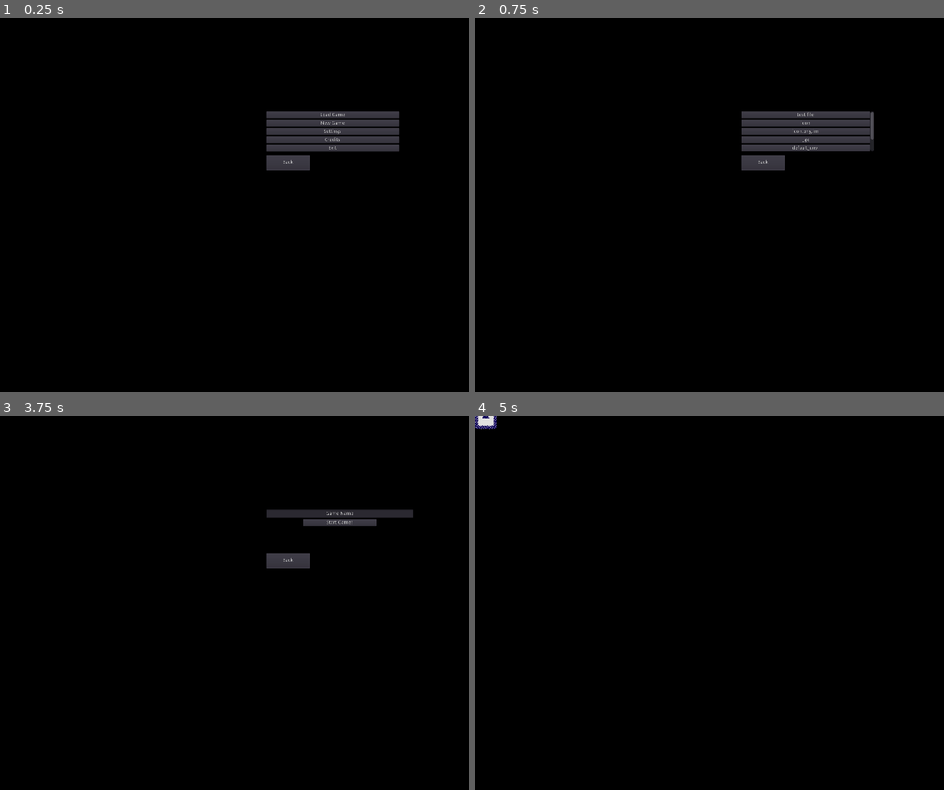
Above: before the commit, frames 1-4 (two rows, left to right).
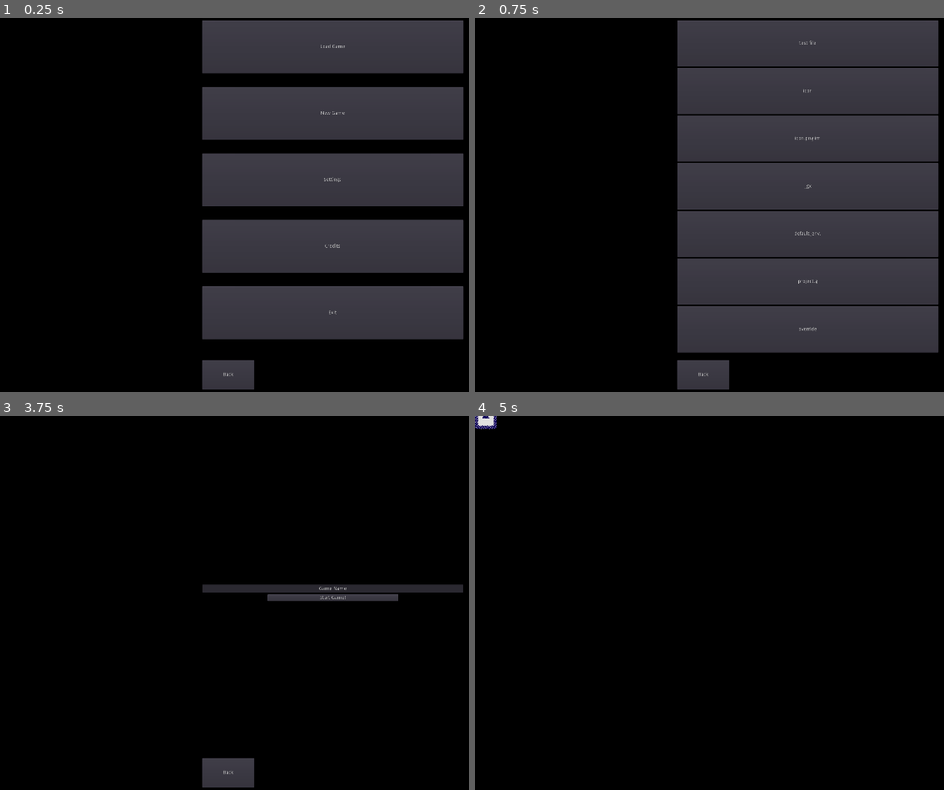
Above: after the commit, the same moments.

Repository: TeamName-FIOLTR/BWgamejam2022
Game: Godot game, scene res://scenes/UI/StartLevel.tscn
Two runs of this game, one before a commit and one after it. Both use one fixed random seed, a clock stepped at 60 frames per second and the inputs below. The engine's default icon, where the game draws it, is replaced by a stand-in: a white triangle on a blue panel in a dark square.
Inputs:
- Up to frame 1 (0.25 s): no input
- Up to frame 2 (0.75 s): click "Load Game" at 0.5 s
- Up to frame 3 (3.75 s): click "Back" at 1.25 s; click "Settings" at 2 s; click "Credits" at 2.75 s; click "New Game" at 3.5 s
- Up to frame 4 (5 s): click "Start Game!" at 4.25 s

The runs differ from the first frame. In frame 1, 39% of the frame differs, in the area x 43-99%, y 0-100%; in frame 2, 46%; in frame 3, 3.9%; in frame 4, nothing differs.

Commit message:
got the UI display probably reworked (hard to tell with only one screen)

Diff:
--- a/assets/scripts/UI/GameStart.gd
+++ b/assets/scripts/UI/GameStart.gd
@@ -5,7 +5,6 @@
 func _ready():
 	#initilize the game save dir if it is not already
 	GameSaveResource.initilize_save_dir()
-
 
 func _on_exit_pressed():
 	#leav the game
@@ -20,6 +19,18 @@
 
 	GameSaveResource.return_to_save(get_tree(),gsr)
 
+#memory slot for the last scene that we were in
+var last_scene = []
+func remember_menu(cntr : Control)->void:
+	last_scene.append(cntr)
+
+#set up visibility for the last scene
+func back()->void:
+	if len(last_scene) > 0:
+		for mainMenu in get_tree().get_nodes_in_group("menu_root"):
+			mainMenu.visible = false
+		last_scene[len(last_scene)-1].visible = true
+		last_scene.remove(len(last_scene)-1)
 
 func _on_savePicker_save_pressed(save):
 	GameSaveResource.load_game(get_tree(),save)
--- /dev/null
+++ b/assets/scripts/UI/backContainer.gd
@@ -0,0 +1,30 @@
+extends Node
+#this is a node that is desinged with a back feature in mind
+
+class_name BackContainerNode
+
+#scene caching for faster switch times
+var cached_scenes : Dictionary = {}
+var do_scene_cache : bool = true
+
+func get_scene_path(ui_scene_name : String)->String:
+	return "res://scenes/UI/" + ui_scene_name + ".tscn"
+
+func grab_scene(ui_scene_name : String)->PackedScene:
+	var pack = (load(get_scene_path(ui_scene_name)) as PackedScene)
+	if do_scene_cache:
+		cached_scenes[ui_scene_name] = pack
+	return pack
+
+func change_scene(ui_scene_name : String)->void:
+	#clear the existing children
+	for child in get_children():
+		child.queue_free()
+
+	#add the new scene in
+	if do_scene_cache:
+		if not cached_scenes[ui_scene_name]:
+			cached_scenes[ui_scene_name] = (load(get_scene_path(ui_scene_name)) as PackedScene)
+		add_child(cached_scenes[ui_scene_name].instance())
+	else:
+		add_child((load(get_scene_path(ui_scene_name)) as PackedScene).instance())
--- a/project.godot
+++ b/project.godot
@@ -8,15 +8,16 @@
 
 config_version=4
 
-_global_script_classes=[
-{"base": "KinematicBody2D",
-"class": "Entity",
-"language": "GDScript",
-"path": "res://assets/scripts/Entity.gd"},
-{"base": "Button",
+_global_script_classes=[ {
+"base": "Button",
 "class": "BackButton",
 "language": "GDScript",
 "path": "res://assets/scripts/UI/backButton.gd"
+}, {
+"base": "Node",
+"class": "BackContainerNode",
+"language": "GDScript",
+"path": "res://assets/scripts/UI/backContainer.gd"
 }, {
 "base": "Resource",
 "class": "ConfigResource",
@@ -27,6 +28,11 @@
 "class": "DualButton",
 "language": "GDScript",
 "path": "res://assets/scripts/UI/dual_button.gd"
+}, {
+"base": "KinematicBody2D",
+"class": "Entity",
+"language": "GDScript",
+"path": "res://assets/scripts/Entity.gd"
 }, {
 "base": "Resource",
 "class": "GameSaveResource",
@@ -65,16 +71,18 @@
 } ]
 _global_script_class_icons={
 "BackButton": "",
+"BackContainerNode": "",
 "ConfigResource": "",
 "DualButton": "",
+"Entity": "",
 "GameSaveResource": "",
 "Level": "",
 "LineEditHint": "",
 "LoadUtils": "",
 "MainUI": "",
 "MenuChangeButton": "",
-"SavePicker": "",
-"Entity":""}
+"SavePicker": ""
+}
 
 [application]
 
--- a/scenes/UI/NameSelector.tscn
+++ b/scenes/UI/NameSelector.tscn
@@ -11,21 +11,22 @@
 text_path = NodePath("VBoxContainer/LineEdit")
 
 [node name="VBoxContainer" type="VBoxContainer" parent="."]
+anchor_top = 0.5
 anchor_right = 1.0
 anchor_bottom = 1.0
-margin_right = 40.0
-margin_bottom = 40.0
 
 [node name="LineEdit" type="LineEdit" parent="VBoxContainer"]
-margin_right = 1960.0
+margin_right = 1920.0
 margin_bottom = 24.0
 text = "Game Name"
 align = 1
+caret_blink = true
+caret_blink_speed = 0.5
 script = ExtResource( 2 )
 
 [node name="Panel" type="Panel" parent="VBoxContainer"]
 margin_top = 28.0
-margin_right = 1960.0
+margin_right = 1920.0
 margin_bottom = 28.0
 
 [node name="Button" type="Button" parent="VBoxContainer/Panel"]
--- a/scenes/UI/SaveViewUI.gd
+++ b/scenes/UI/SaveViewUI.gd
@@ -13,6 +13,8 @@
 		var btn = Button.new()
 		btn.text = saveName
 		btn.connect("pressed",self,"emit_save_pressed",[saveName])
+
+		btn.size_flags_vertical = btn.SIZE_EXPAND | btn.SIZE_FILL
 		btnSaveContainer.add_child(btn)
 
 func emit_save_pressed(saveName)->void:
--- a/scenes/UI/SaveViewUI.tscn
+++ b/scenes/UI/SaveViewUI.tscn
@@ -15,4 +15,6 @@
 [node name="VBoxContainer" type="VBoxContainer" parent="."]
 self_modulate = Color( 1, 1, 1, 0 )
 margin_right = 1920.0
+margin_bottom = 1080.0
 size_flags_horizontal = 3
+size_flags_vertical = 3
--- a/scenes/UI/StartLevel.tscn
+++ b/scenes/UI/StartLevel.tscn
@@ -14,7 +14,7 @@
 anchor_bottom = 1.0
 script = ExtResource( 2 )
 
-[node name="mainContainer" type="Panel" parent="."]
+[node name="mainContainer" type="PanelContainer" parent="."]
 self_modulate = Color( 1, 1, 1, 0 )
 show_behind_parent = true
 anchor_left = 0.3
@@ -22,18 +22,17 @@
 anchor_bottom = 1.0
 theme = SubResource( 1 )
 
-[node name="Content" type="VSplitContainer" parent="mainContainer"]
+[node name="Content" type="Panel" parent="mainContainer"]
 self_modulate = Color( 1, 1, 1, 0 )
-anchor_left = 0.25
-anchor_top = 0.25
-anchor_right = 0.75
-anchor_bottom = 0.8
-split_offset = 14
+margin_left = 7.0
+margin_top = 7.0
+margin_right = 761.0
+margin_bottom = 1073.0
 
 [node name="ContentInside" type="Panel" parent="mainContainer/Content"]
 self_modulate = Color( 0, 0, 0, 1 )
-margin_right = 384.0
-margin_bottom = 114.0
+anchor_right = 1.0
+anchor_bottom = 0.9
 rect_min_size = Vector2( 200, 100 )
 script = ExtResource( 5 )
 
@@ -51,58 +50,97 @@
 [node name="VBoxContainer" type="VBoxContainer" parent="mainContainer/Content/ContentInside/VScrollBar"]
 anchor_right = 1.0
 anchor_bottom = 1.0
+custom_constants/separation = 1
 
-[node name="btnLoadGame" type="Button" parent="mainContainer/Content/ContentInside/VScrollBar/VBoxContainer"]
-margin_right = 384.0
-margin_bottom = 20.0
+[node name="Control" type="Control" parent="mainContainer/Content/ContentInside/VScrollBar/VBoxContainer"]
+margin_right = 754.0
+margin_bottom = 191.0
+size_flags_horizontal = 3
+size_flags_vertical = 3
+
+[node name="btnLoadGame" type="Button" parent="mainContainer/Content/ContentInside/VScrollBar/VBoxContainer/Control"]
+anchor_right = 1.0
+anchor_bottom = 0.8
+size_flags_vertical = 3
 text = "Load Game"
 script = ExtResource( 3 )
-BackButtonPath = NodePath("../../../../footer/backButton")
-FromMenuPath = NodePath("../..")
-ToMenuPath = NodePath("../../../savePicker")
+BackButtonPath = NodePath("../../../../../footer/backButton")
+FromMenuPath = NodePath("../../..")
+ToMenuPath = NodePath("../../../../savePicker")
 
-[node name="btnNewGame" type="Button" parent="mainContainer/Content/ContentInside/VScrollBar/VBoxContainer"]
-margin_top = 24.0
-margin_right = 384.0
-margin_bottom = 44.0
+[node name="Control2" type="Control" parent="mainContainer/Content/ContentInside/VScrollBar/VBoxContainer"]
+margin_top = 192.0
+margin_right = 754.0
+margin_bottom = 383.0
+size_flags_horizontal = 3
+size_flags_vertical = 3
+
+[node name="btnNewGame" type="Button" parent="mainContainer/Content/ContentInside/VScrollBar/VBoxContainer/Control2"]
+anchor_right = 1.0
+anchor_bottom = 0.8
+size_flags_vertical = 3
 text = "New Game"
 script = ExtResource( 3 )
-BackButtonPath = NodePath("../../../../footer/backButton")
-FromMenuPath = NodePath("../..")
-ToMenuPath = NodePath("../../../NewGameNameSelect")
+BackButtonPath = NodePath("../../../../../footer/backButton")
+FromMenuPath = NodePath("../../..")
+ToMenuPath = NodePath("../../../../NewGameNameSelect")
 
-[node name="Settings" type="Button" parent="mainContainer/Content/ContentInside/VScrollBar/VBoxContainer"]
-margin_top = 48.0
-margin_right = 384.0
-margin_bottom = 68.0
+[node name="Control3" type="Control" parent="mainContainer/Content/ContentInside/VScrollBar/VBoxContainer"]
+margin_top = 384.0
+margin_right = 754.0
+margin_bottom = 575.0
+size_flags_horizontal = 3
+size_flags_vertical = 3
+
+[node name="Settings" type="Button" parent="mainContainer/Content/ContentInside/VScrollBar/VBoxContainer/Control3"]
+anchor_right = 1.0
+anchor_bottom = 0.8
+size_flags_vertical = 3
 text = "Settings"
 
-[node name="Credits" type="Button" parent="mainContainer/Content/ContentInside/VScrollBar/VBoxContainer"]
-margin_top = 72.0
-margin_right = 384.0
-margin_bottom = 92.0
+[node name="Control4" type="Control" parent="mainContainer/Content/ContentInside/VScrollBar/VBoxContainer"]
+margin_top = 576.0
+margin_right = 754.0
+margin_bottom = 767.0
+size_flags_horizontal = 3
+size_flags_vertical = 3
+
+[node name="Credits" type="Button" parent="mainContainer/Content/ContentInside/VScrollBar/VBoxContainer/Control4"]
+anchor_right = 1.0
+anchor_bottom = 0.8
+size_flags_vertical = 3
 text = "Credits"
 
-[node name="exit" type="Button" parent="mainContainer/Content/ContentInside/VScrollBar/VBoxContainer"]
-margin_top = 96.0
-margin_right = 384.0
-margin_bottom = 116.0
+[node name="Control5" type="Control" parent="mainContainer/Content/ContentInside/VScrollBar/VBoxContainer"]
+margin_top = 768.0
+margin_right = 754.0
+margin_bottom = 959.0
+size_flags_horizontal = 3
+size_flags_vertical = 3
+
+[node name="exit" type="Button" parent="mainContainer/Content/ContentInside/VScrollBar/VBoxContainer/Control5"]
+anchor_right = 1.0
+anchor_bottom = 0.8
+size_flags_vertical = 3
 text = "Exit"
 
 [node name="footer" type="Panel" parent="mainContainer/Content"]
 self_modulate = Color( 0, 0, 0, 1 )
-margin_top = 126.0
-margin_right = 384.0
-margin_bottom = 594.0
+anchor_top = 0.9
+anchor_right = 1.0
+anchor_bottom = 1.0
+margin_top = 22.0
 
 [node name="backButton" type="Button" parent="mainContainer/Content/footer"]
-anchor_right = 0.328
-anchor_bottom = 0.094
+anchor_right = 0.2
+anchor_bottom = 1.0
+size_flags_horizontal = 0
+size_flags_vertical = 0
 text = "Back"
 script = ExtResource( 4 )
 
 [connection signal="save_pressed" from="mainContainer/Content/ContentInside/savePicker" to="." method="_on_savePicker_save_pressed"]
 [connection signal="text_entered" from="mainContainer/Content/ContentInside/NewGameNameSelect" to="." method="_on_NewGameNameSelect_text_entered"]
-[connection signal="pressed" from="mainContainer/Content/ContentInside/VScrollBar/VBoxContainer/btnLoadGame" to="." method="_on_Button2_pressed"]
-[connection signal="pressed" from="mainContainer/Content/ContentInside/VScrollBar/VBoxContainer/btnNewGame" to="." method="_on_Button_pressed"]
-[connection signal="pressed" from="mainContainer/Content/ContentInside/VScrollBar/VBoxContainer/exit" to="." method="_on_exit_pressed"]
+[connection signal="pressed" from="mainContainer/Content/ContentInside/VScrollBar/VBoxContainer/Control/btnLoadGame" to="." method="_on_Button2_pressed"]
+[connection signal="pressed" from="mainContainer/Content/ContentInside/VScrollBar/VBoxContainer/Control2/btnNewGame" to="." method="_on_Button_pressed"]
+[connection signal="pressed" from="mainContainer/Content/ContentInside/VScrollBar/VBoxContainer/Control5/exit" to="." method="_on_exit_pressed"]
--- a/scenes/levels/test dont look/you mad man/collision test level yeah.tscn
+++ b/scenes/levels/test dont look/you mad man/collision test level yeah.tscn
@@ -43,7 +43,7 @@
 jump_gravity = 1.415
 drop_gravity = 5.476
 jump_speed = 1000.0
-jump_time_max = 1.0
+jump_time_max = 0.25
 jump_cache_time = 100.0
 
 [node name="StaticBody2D" type="StaticBody2D" parent="."]
